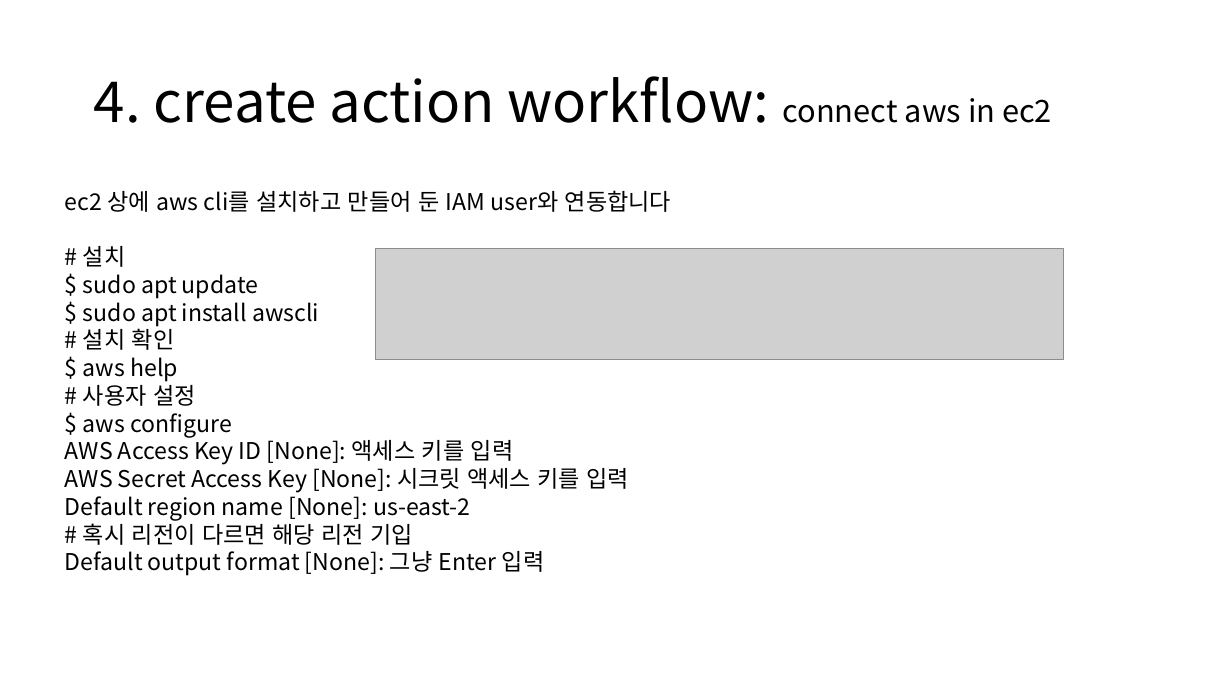
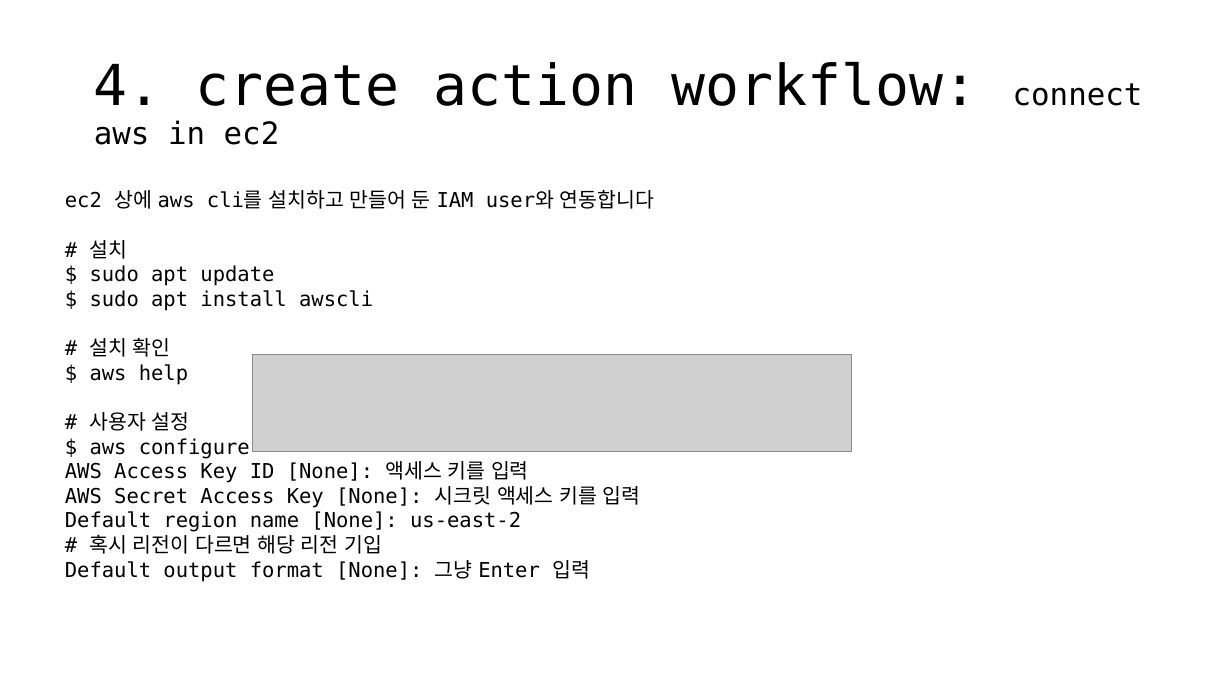
Before and after one commit to Ujin28/ssossotable-team-study, a slide deck: slide 29 of CI-CD/CI-CD.pptx. Drawn at 1232x693 pixels with LibreOffice and Linux fonts; fonts in the diff are those of the drawing; grey boxes stand for pictures. Boxes give left, top, right and bottom in pixels: in the first picture for what was removed or moved away, otherwise in the second. Text is boxed around its words. In the diff, an @@ line names an element or a change of style, - is before the commit and + after.

```diff
--- a/CI-CD/CI-CD.pptx
+++ b/CI-CD/CI-CD.pptx
@@ title "4. create action workflow: connect ..." at <box>94,61,1143,145</box>: font Noto Sans CJK KR to DejaVu Sans Mono @@
@@ text "ec2 상에 aws cli를 설치하고 ..." at <box>65,190,654,582</box>: size 18 to 16 pt, font Noto Sans CJK KR to DejaVu Sans Mono @@
@@ picture: place and size @@
-picture at <box>376,249,1064,360</box>
+picture at <box>252,355,851,451</box>
```
Also in this commit, not shown: 42 other slides changed, 1 slide removed, 1 other file.
